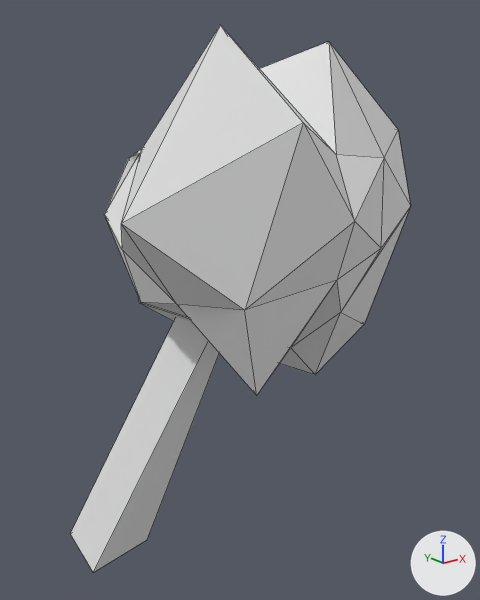
Two versions of the FBX model Nesting/Assets/Models/Shrub-0b.fbx, one commit apart.
Before and after are seen from a 50 mm lens placed at (-0.383, -1.053, 0.468), pointed at (0.204, -0.32, 0.175). Every picture has the same lights, and +X, +Y and +Z are marked at lower right. Mesh edges are drawn as thin lines. Where no turn or scale is listed for an object, it has been applied to the vertices.

Objects in the first picture: 'Shrub.001'.
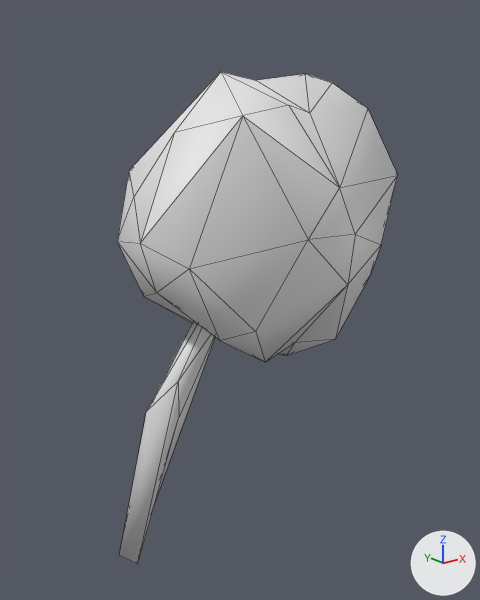
Boxes [x1, y1, x2, y2] around the edits, measured in the pictures (480 x 600 px):
'Shrub.001', reshaped (17% narrower, 10% shorter)
    before: [70, 25, 410, 573]
    after: [117, 72, 398, 564]
part 1 of me_stalk_001, rebuilt (8% narrower, 22% shorter)
    before: [105, 25, 410, 395]
    after: [117, 72, 398, 362]
part 2 of me_stalk_001, rebuilt
    before: [70, 318, 219, 573]
    after: [119, 322, 215, 564]

What changed in the scene script:
```text
Change me_stalk_001:
    used by ob_shrub_001; location = (0.085, -0.157, -0.264)
    remove me_stalk_001.from_pydata(...)  # 50 vertices, 86 faces; spans x -0.13..0.295, y -0.386..0.085, z 0.0..0.803
    add me_stalk_001.from_pydata(...)  # 62 vertices, 104 faces; spans x -0.095..0.27, y -0.369..0.002, z -0.006..0.755
    me_stalk_001 part 1: the loose piece of 42 vertices spanning x -0.13..0.295, y -0.386..0.028, z 0.329..0.803 is rebuilt with 49 vertices and now spans x -0.095..0.27, y -0.369..0.002, z 0.36..0.755
    me_stalk_001 part 2: the loose piece of 8 vertices spanning x -0.097..0.102, y -0.251..0.085, z 0.0..0.544 is rebuilt with 13 vertices and now spans x -0.041..0.073, y -0.196..0.002, z -0.006..0.491
    me_stalk_001 part 3: the surface is now shaded smooth
```
